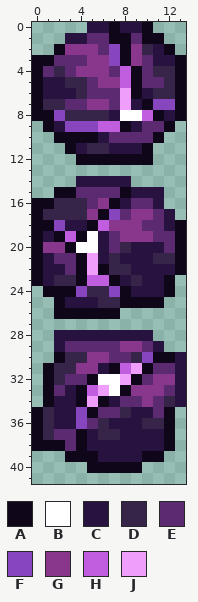
Two versions of one pixel-art sprite, NPCs/Minibosses/StarveiledProj/ScholarCometBig.png. The first picture shows the starting point.
The file is 28x84 pixels, drawn in blocks of 2x2; one block is one cell here.
Palette (. is transparent): A #0f0619  B #ffffff  C #281340  D #362449  E #5b2a70  F #8846be  G #88378c  H #c15edf  J #f09efb
Pixels before, first column x 0:
 0 .....CCACCA...
 1 ...CCEEAAEAA..
 2 ..AGGGEFAGDCA.
 3 AAEEEGGFAGECCA
 4 AEDEGGGEHAEDDA
 5 ACCDDEGGHAEEDA
 6 ACCCDEEEJACDDA
 7 ADDEEGGEJCAFFA
 8 AAFDDDDCBBHACA
 9 .ACFFFHHACEEA.
10 ..AAAACEEEEA..
11 ...ACDDCCCA...
12 ....AAAAAAA...
13 ..............
14 ....CCCCC.....
15 ..AAEEEEACCC..
16 AADDDEGACEEC..
17 ADDDDGAFEGGEC.
18 AAFCCAHGGGEECA
19 ACAHABCEGGGEEA
20 AGGABBCEDCCCEA
21 ACEEAJCDCCCDDA
22 ACCEAJADDCCCCA
23 ACDDAHHACDCCA.
24 .AAAFDDFACCCA.
25 ..ACCCDDAAAA..
26 ..AAAAAA......
27 ..............
28 ..CCCCCCCCC...
29 ..CEEEEEGGEC..
30 ..ADDGGEEDFAAC
31 .ADDGGCAHJAEEC
32 .ADEEABBJAEGGC
33 .AECAHJBAGGGEC
34 .ACCAJACEEGEDC
35 ADCCFAEEDCCEA.
36 ADCCFEDCCCDDA.
37 ADEEACDDCCCCA.
38 AAAEACCCCCCCA.
39 ...AAACCCCAA..
40 .....AAAAA....
After:
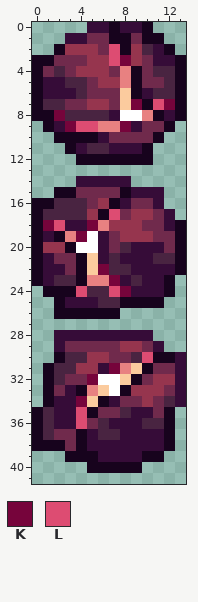
Colours new in this view: K #76043b  L #dd4c72
What changed:
colour A: #0f0619 -> #17031d
colour C: #281340 -> #360c38
colour D: #362449 -> #492441
colour E: #5b2a70 -> #702a4c
colour G: #88378c -> #96354e
colour H: #c15edf -> #e88181
colour J: #f09efb -> #fbcb9e
y 2: x 7 F -> L
y 3: x 7..8 FA -> LK
y 7: x 9 C -> K; x 11..12 FF -> LK
y 8: x 2 F -> K
y 9: x 3..5 FFF -> KLL; x 8 A -> K
y 17: x 7 F -> L
y 18: x 1..2 AF -> KL; x 5 A -> K
y 19: x 4 A -> K
y 22: x 6 A -> K
y 23: x 7 A -> K
y 24: x 4 F -> L; x 7..8 FA -> LK
y 30: x 10 F -> L
y 31: x 7 A -> K
y 32: x 5 A -> K
y 34: x 4 A -> K
y 35..36: x 4 F -> L
Changed places in both pictures, as pixel boxes (x1, y1, x2, y2):
changed: (32, 22, 186, 473)
